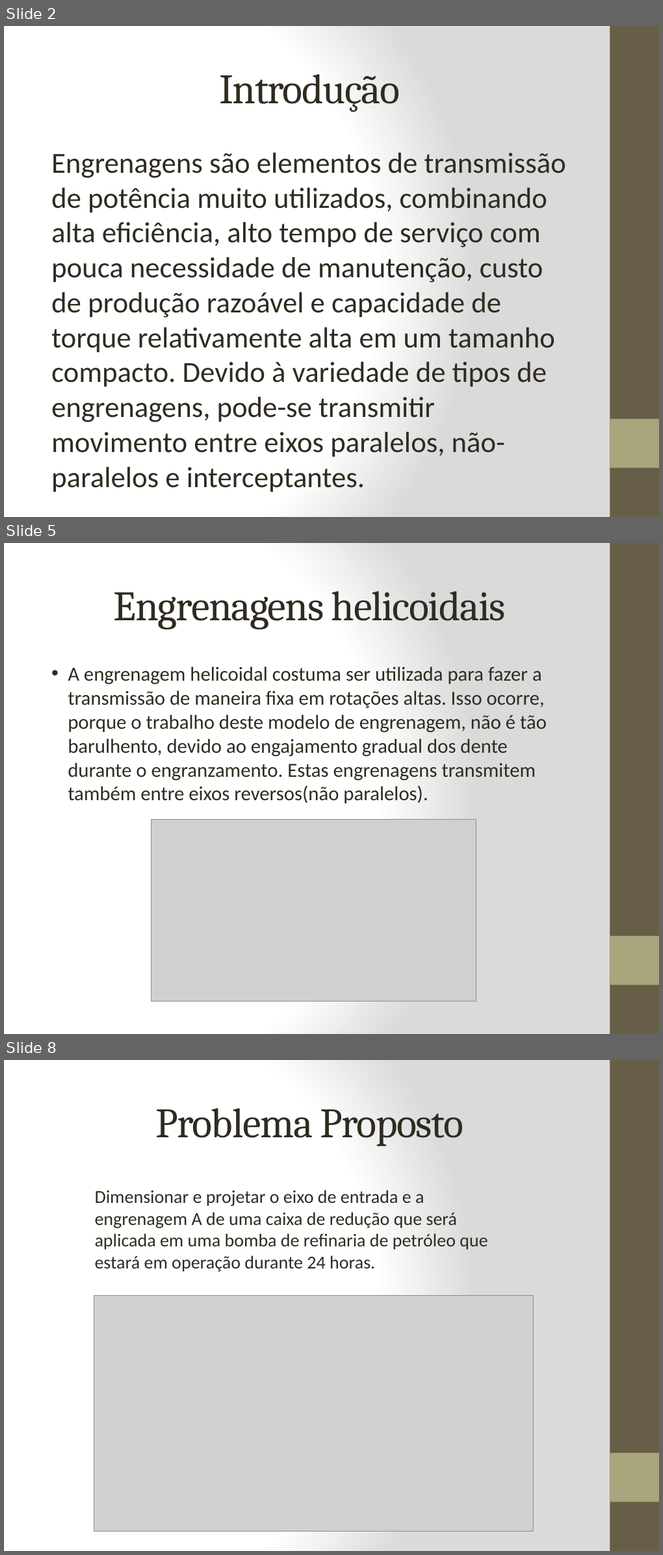
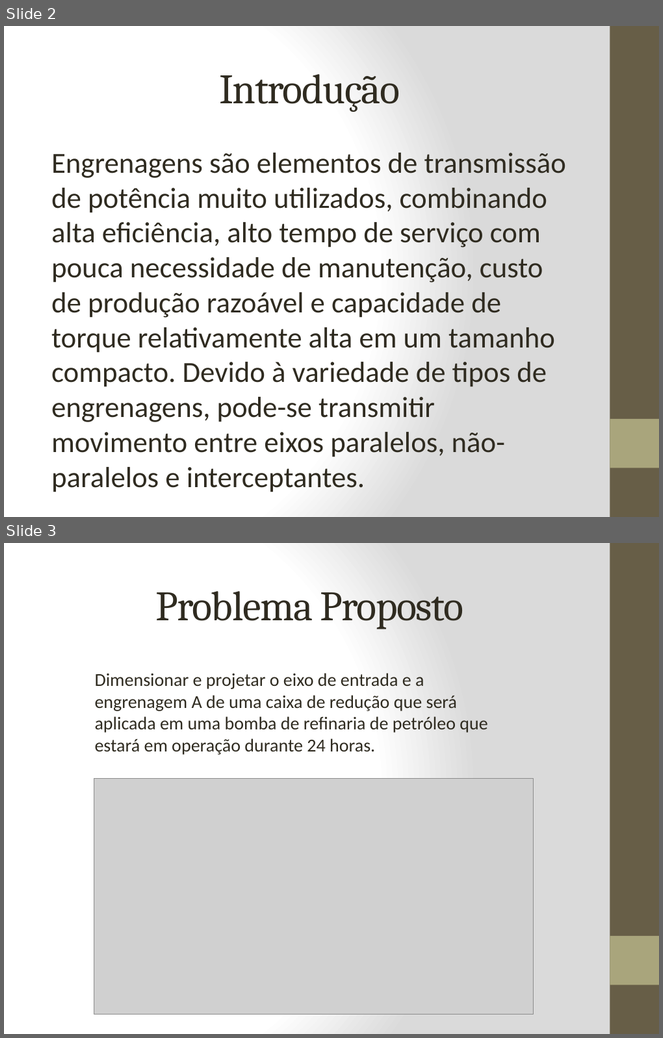
Before and after one commit to furstmartins/mechanical, a slide deck: Apresentacao/dimensionamento de engrenagens.pptx. Shown one above the other, each under a label of ours: slides 2, 5 and 8 before the commit, slides 2 and 3 after it; the slides between them are not shown. The pictures are 663x1555 and 663x1038 pixels, drawn with LibreOffice and Linux fonts; fonts in the diff are those of the drawing; grey boxes stand for pictures. Boxes give left, top, right and bottom in pixels: in the first picture for what was removed or moved away, otherwise in the second. Text is boxed around its words. In the diff, an @@ line names an element or a change of style, - is before the commit and + after.

Commit message:
apresentacao e trabalho

```diff
--- a/Apresentacao/dimensionamento de engrenagens.pptx
+++ b/Apresentacao/dimensionamento de engrenagens.pptx
@@ slide 5 removed at [4, 543, 659, 1034], background gradient #FFFFFF to #DADADA; not listed: 2 template elements that a slide beside it also shows @@
@@ title removed at [114, 591, 506, 629] @@
-Engrenagens helicoidais
@@ text removed at [68, 667, 547, 804] @@
-• A engrenagem helicoidal costuma ser utilizada para fazer a transmissão de maneira fixa em rotações altas. Isso ocorre, porque o trabalho deste modelo de engrenagem, não é tão barulhento, devido ao engajamento gradual dos dente durante o engranzamento. Estas engrenagens transmitem também entre eixos reversos(não paralelos).
@@ picture removed at [151, 819, 476, 1002] @@
@@ what was slide 8 is now slide 3 @@
```
Also in this commit, not shown: 4 other slides removed, 5 other files.
